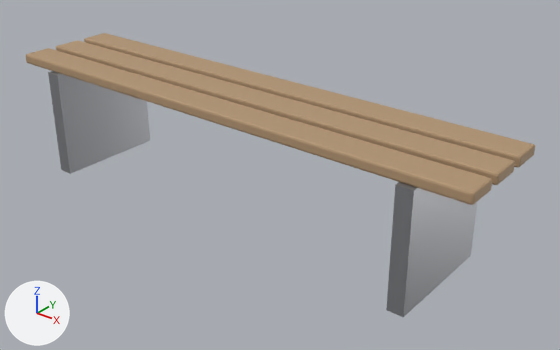
The glTF model dead-city/models/props/mall_bench.glb as it was, and as the next commit left it.
One viewpoint serves both versions: a camera (50 mm lens) standing at (1.743, -1.964, 1.412) and looking at (0.128, 0.056, 0.16). The axes (+X, +Y, +Z) are drawn at lower left. The lights are the same throughout. The older version comes first. Vertices at exactly the same position are counted once.

In view in the first picture: 'mall_bench'.
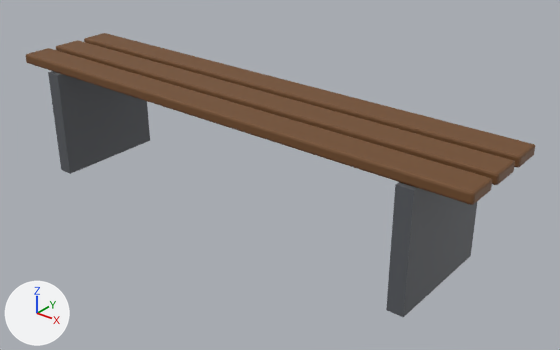
Location of each change, (x1, y1, x2, y2) in pixels of the pictures (560 x 350 px):
```json
{"object": "mall_bench", "change": "recoloured, surface changed", "before": [26, 33, 535, 317], "after": [26, 33, 535, 317], "on screen": "darker"}
{"part": 1, "of": "me_cube", "change": "recoloured", "before": [26, 33, 535, 205], "after": [26, 33, 535, 205], "on screen": "beige to brown"}
{"part": 2, "of": "me_cube", "change": "recoloured", "before": [48, 71, 477, 317], "after": [48, 71, 477, 317]}
{"part": 3, "of": "me_cube", "change": "surface changed", "before": [26, 33, 535, 317], "after": [26, 33, 535, 317], "on screen": "darker"}
```

Scene script edits in JSON lines:
```json
{"op": "add", "block": "img_palette_mall_bench", "code": ["img_palette_mall_bench = load_image('Palette_mall_bench', '_unpacked/Palette_mall_bench', 16, 16, 'sRGB')"]}
{"op": "add", "block": "mat_mall_bench_matte_0_0", "code": ["mat_mall_bench_matte_0_0 = principled_material('mall_bench_matte_0.0')", "mat_mall_bench_matte_0_0.texture = img_palette_mall_bench", "mat_mall_bench_matte_0_0.roughness = 0.6"]}
{"block": "me_cube", "where": "me_cube.from_pydata(...)  # 184 vertices, 348 faces; spans x -1.0..1.0, y -0.22..0.22, z 0.0..0.47"}
{"block": "me_cube", "where": "# used by ob_mall_bench; location = (0.0, 0.0, 0.0)"}
{"block": "me_cube", "change": "me_cube part 1: all 324 faces that had it switch from mat_mallwood (beige #b39573) to mat_mall_bench_matte_0_0 (picture img_palette_mall_bench)"}
{"block": "me_cube", "change": "me_cube part 2: all 24 faces that had it switch from mat_mallsteel (grey #a0a2a6) to mat_mall_bench_matte_0_0 (picture img_palette_mall_bench)"}
{"block": "me_cube", "change": "me_cube part 3: texture (UV) coordinates of 348 of 348 faces, centred in x -1.0..1.0, y -0.22..0.22, z 0.0..0.47, changed; they spanned u 0.12..0.88, v 0.0..1.0 and now span u 0.25..0.75, v 0.25..0.25"}
```
